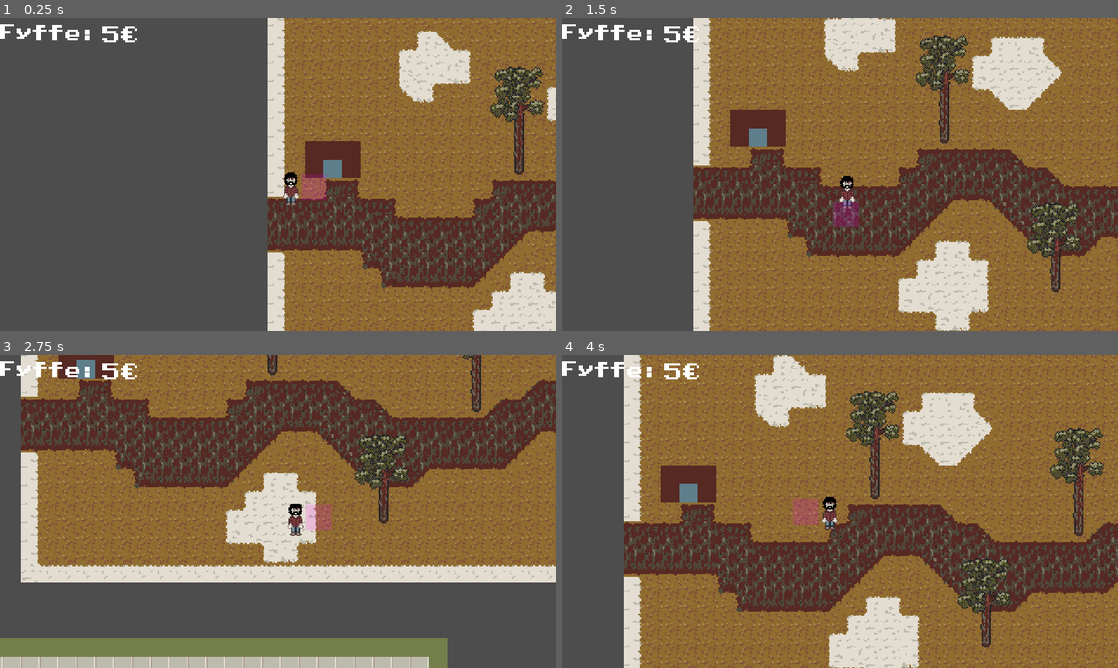
Above: before the commit, frames 1-4 (two rows, left to right).
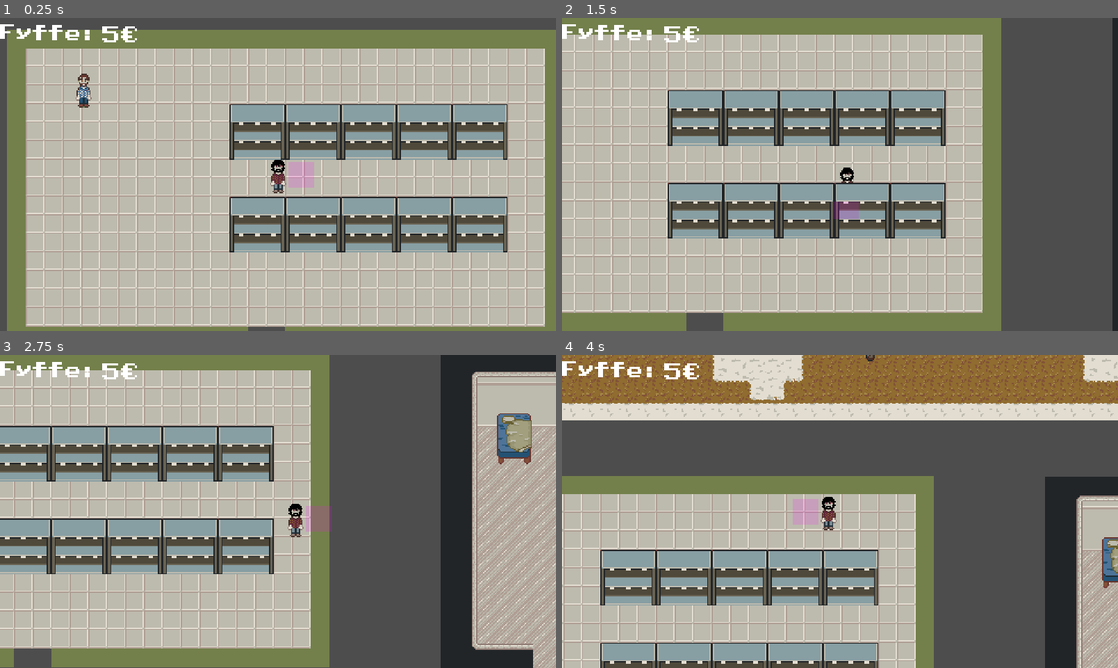
Above: after the commit, the same moments.

Repository: Rotta-Games/moonshine_valley
Game: Godot game, scene res://scenes/game.tscn
The game is run twice, just before and just after one commit, with the same random seed, the same clock (stepped at 60 frames per second) and the same inputs. This scene is started directly instead of the project's main scene.
Inputs:
- Up to frame 1 (0.25 s): no input
- Up to frame 2 (1.5 s): hold D (move_right) 0.53-1.28 s; hold E (player_action) 0.53-1.28 s; hold S (move_down) from 1.28 s (still down); tap E (player_action) at 1.35 s
- Up to frame 3 (2.75 s): release S (move_down) at 2.03 s; hold D (move_right) from 2.03 s (still down); hold E (player_action) from 2.03 s (still down)
- Up to frame 4 (4 s): release D (move_right) at 2.78 s; release E (player_action) at 2.78 s; hold W (move_up) 2.78-3.53 s; tap E (player_action) at 2.85 s; hold A (move_left) from 3.53 s (still down); hold E (player_action) from 3.53 s (still down)

The runs differ from the first frame. In frame 1, 95% of the frame differs, in the area x 1-100%, y 0-100%; in frame 2, 96%, in the area x 0-100%, y 0-100%; in frame 3, 91%; in frame 4, 88%.

Commit message:
Yhyy inventory

Diff:
--- a/scenes/game.tscn
+++ b/scenes/game.tscn
@@ -8,6 +8,7 @@
 [ext_resource type="Script" path="res://scripts/inventory.gd" id="5_k53qs"]
 [ext_resource type="PackedScene" uid="uid://1w5lucexjrxa" path="res://scenes/teleport.tscn" id="6_jmxoo"]
 [ext_resource type="Script" path="res://scripts/money_label.gd" id="8_gsygp"]
+[ext_resource type="PackedScene" uid="uid://c1m22va7uwgtf" path="res://scenes/gui/inventory_menu.tscn" id="8_i3gep"]
 
 [sub_resource type="Resource" id="Resource_2rr4b"]
 script = ExtResource("5_k53qs")
@@ -39,7 +40,7 @@
 position = Vector2(223, 232)
 
 [node name="Player" parent="." instance=ExtResource("4_kw61d")]
-position = Vector2(132, 136)
+position = Vector2(234, 477)
 inventory = SubResource("Resource_2rr4b")
 
 [node name="PlayerCamera" type="Camera2D" parent="."]
@@ -93,3 +94,12 @@
 script = ExtResource("8_gsygp")
 
 [connection signal="money_changed" from="Player" to="CanvasLayer/UI/HBoxContainer/MoneyAmount" method="_update_text"]
+[node name="HUD" type="CanvasLayer" parent="."]
+
+[node name="InventoryMenu" parent="HUD" instance=ExtResource("8_i3gep")]
+z_index = 9
+offset_left = 100.0
+offset_top = 251.0
+offset_right = 104.0
+offset_bottom = 251.0
+scale = Vector2(1, 1)
--- a/scenes/gui/inventory.tscn
+++ b/scenes/gui/inventory.tscn
@@ -6,9 +6,17 @@
 rotation = 0.000459046
 script = ExtResource("1_luslx")
 
+[node name="GridContainer" type="GridContainer" parent="."]
+offset_left = 92.0
+offset_top = 230.0
+offset_right = 397.0
+offset_bottom = 270.0
+
 [node name="BoxContainer" type="BoxContainer" parent="."]
-offset_right = 40.0
-offset_bottom = 40.0
+offset_left = 90.0363
+offset_top = 78.9587
+offset_right = 362.036
+offset_bottom = 118.959
 
 [node name="Label" type="Label" parent="BoxContainer"]
 layout_mode = 2
--- /dev/null
+++ b/scenes/gui/inventory_item.tscn
@@ -0,0 +1,17 @@
+[gd_scene load_steps=2 format=3 uid="uid://dj3q184wmpb0t"]
+
+[sub_resource type="LabelSettings" id="LabelSettings_7wvjm"]
+font_size = 8
+
+[node name="InventoryItem" type="PanelContainer"]
+offset_right = 28.0
+offset_bottom = 32.0
+scale = Vector2(0.998622, 1.00156)
+
+[node name="TextureRect" type="TextureRect" parent="."]
+layout_mode = 2
+
+[node name="QuantityText" type="Label" parent="."]
+layout_mode = 2
+text = "3"
+label_settings = SubResource("LabelSettings_7wvjm")
--- /dev/null
+++ b/scenes/gui/inventory_menu.tscn
@@ -0,0 +1,17 @@
+[gd_scene load_steps=2 format=3 uid="uid://c1m22va7uwgtf"]
+
+[ext_resource type="Script" path="res://scripts/inventory_menu.gd" id="1_ovdpq"]
+
+[node name="InventoryMenu" type="BoxContainer"]
+offset_left = 140.0
+offset_top = 235.0
+offset_right = 144.0
+offset_bottom = 235.0
+scale = Vector2(25.8, 10.48)
+script = ExtResource("1_ovdpq")
+
+[node name="ItemContainer" type="HBoxContainer" parent="."]
+layout_mode = 2
+
+[node name="asd2" type="BoxContainer" parent="."]
+layout_mode = 2
--- /dev/null
+++ b/scripts/inventory_menu.gd
@@ -0,0 +1,33 @@
+extends BoxContainer
+@onready var player = get_node("../../Player")
+@onready var inventory_item = preload("res://scenes/gui/inventory_item.tscn")
+
+
+# Called when the node enters the scene tree for the first time.
+func _ready():
+	player.inventory.item_changed.connect(_on_item_changed)
+
+
+# Called every frame. 'delta' is the elapsed time since the previous frame.
+func _process(delta):
+	pass
+
+func _on_item_changed(item: Item):
+	set_inventory(player.inventory.inventory)
+
+func set_inventory(itemStacks):
+	var element = $ItemContainer
+	for n in element.get_children():
+		element.remove_child(n)
+		n.queue_free()
+
+	var id = 0
+	for itemStack in itemStacks:
+		var itemSprite= itemStack.item.ui_icon
+		var texture = ImageTexture.create_from_image(itemSprite)
+		var itemEntity = inventory_item.instantiate()
+		itemEntity.get_node("TextureRect").set_texture(texture)
+		itemEntity.get_node("QuantityText").set_text(str(itemStack.quantity))
+		element.add_child(itemEntity)
+		id += 1
+	print(element.get_children())
--- a/scripts/item.gd
+++ b/scripts/item.gd
@@ -3,11 +3,8 @@
 
 @export var name: String
 @export var description: String
-@export var ui_icon: Texture
+@export var ui_icon: Texture2D
 @export var stackable: bool
 @export var stack_size: int # <= 0 means infinity
 
-# Link to the corresponding pickable item scene, if you need to drop the item back on the floor
-@export_file("*.tscn") var pickable_item_scene
-
 var item_scene: PackedScene
--- a/scripts/player.gd
+++ b/scripts/player.gd
@@ -135,31 +135,6 @@
 	_current_action_target = null
 	_to_be_carrying = false
 
-
-func _new_yeast():
-	var item = Item.new()
-	item.name = "Hiiva"
-	item.description = "Hiivaa"
-	item.item_scene = yeast_scene
-	return item
-
-
-func _new_bucket():
-	var item = Item.new()
-	item.name = "Änpäri"
-	item.description = "Tyhjä"
-	item.item_scene = bucket_scene
-	return item
-
-
-func _new_sugar():
-	var item = Item.new()
-	item.name = "Hiiva"
-	item.description = "Hiivaa"
-	item.item_scene = yeast_scene
-	return item
-
-
 func _act_tap():
 	match _current_action:
 		Action.NONE:
@@ -167,24 +142,28 @@
 		Action.BUY_YEAST:
 			if money_amount_cents < yeast_price_cents:
 				return
-			var yeast = self._new_yeast()
-			var ok = inventory.add_item(yeast, 1)
-			if ok:
-				money_amount_cents -= yeast_price_cents
+			#var yeast = self._new_yeast()
+			#var ok = inventory.add_item(yeast, 1)
+			var yea = yeast_scene.instantiate()
+			inventory.add_item(yea.item, 1)
+
+			#if ok:
+			#	money_amount_cents -= yeast_price_cents
+
 		Action.BUY_SUGAR:
 			if money_amount_cents < sugar_price_cents:
 				return
-			var sugar = self._new_sugar()
-			var ok = inventory.add_item(sugar, 1)
-			if ok:
-				money_amount_cents -= sugar_price_cents
+			#var sugar = self._new_sugar()
+			#var ok = inventory.add_item(sugar, 1)
+			#if ok:
+			#	money_amount_cents -= sugar_price_cents
 		Action.BUY_BUCKET:
 			if money_amount_cents < bucket_price_cents:
 				return
-			var bucket = self._new_bucket()
-			var ok = inventory.add_item(bucket, 1)
-			if ok:
-				money_amount_cents -= bucket_price_cents
+			#var bucket = self._new_bucket()
+			#var ok = inventory.add_item(bucket, 1)
+			#if ok:
+			#	money_amount_cents -= bucket_price_cents
 		Action.ACT_BUCKET:
 			print("AUKASE ÄNPÄRI!")
 
--- a/scripts/yeast.gd
+++ b/scripts/yeast.gd
@@ -1,6 +1,6 @@
 extends Node2D
-class_name Yeast
 
+@export var item = Item.new()
 
 # Called when the node enters the scene tree for the first time.
 func _ready():
Not shown: 1 places in assets/world_objects.tres that only renumber resources
Not shown: 1 places in scenes/gui/inventory.tscn that only renumber resources
Not shown: 1 places in scenes/world.tscn that only renumber resources
